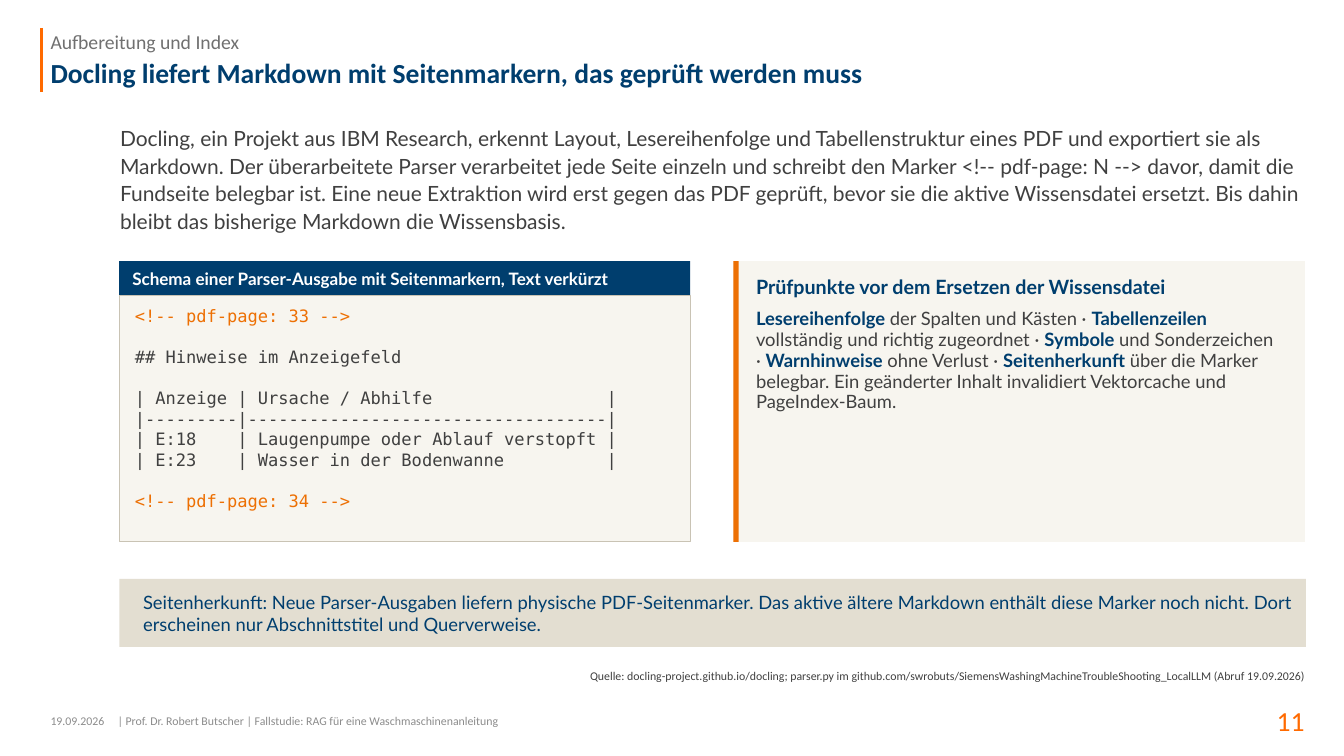
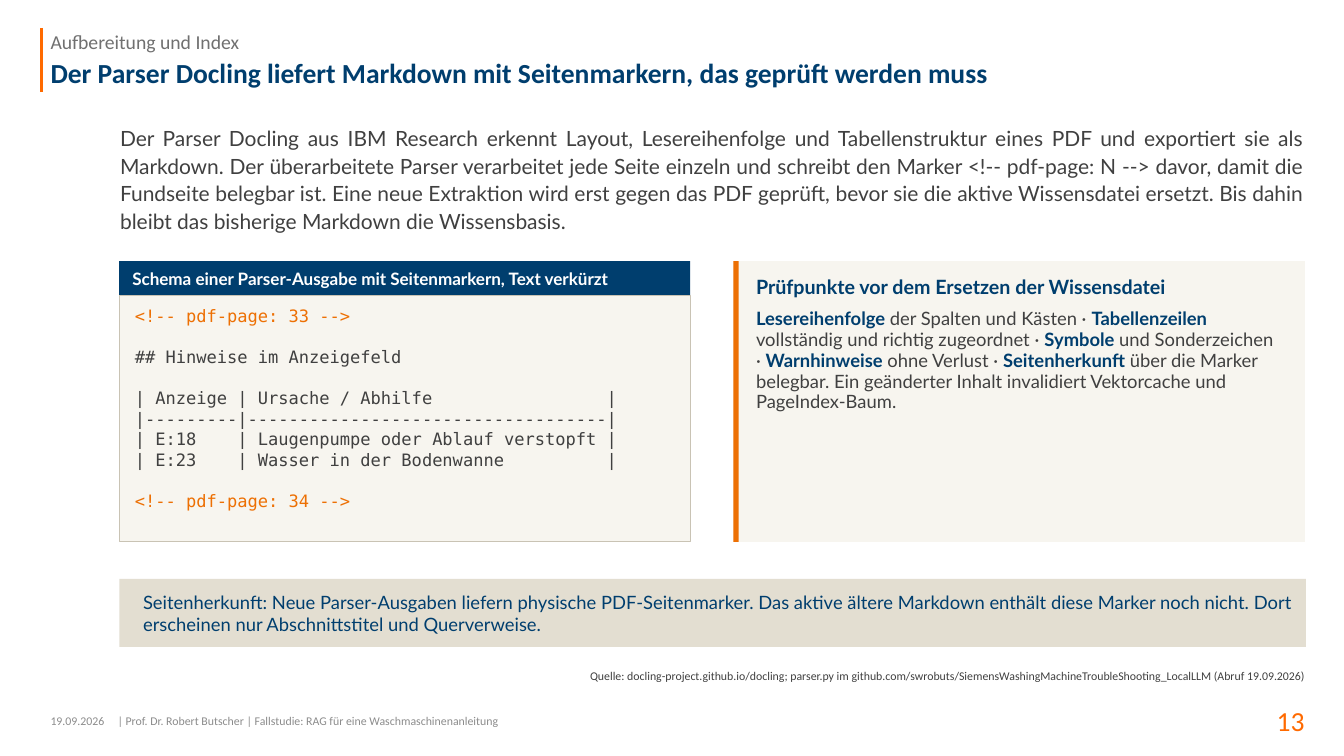
Before and after one commit to swrobuts/SiemensWashingMachineTroubleShooting_LocalLLM, a slide deck: slide 13 of docs/slides/RAG_Waschmaschine_Dokumentation.pptx (slide 11 before the commit). Drawn at 1344x756 pixels with LibreOffice and Linux fonts; fonts in the diff are those of the drawing; background and template pictures are left out. Boxes give left, top, right and bottom in pixels: in the first picture for what was removed or moved away, otherwise in the second. Text is boxed around its words. In the diff, an @@ line names an element or a change of style, - is before the commit and + after.

```diff
--- a/docs/slides/RAG_Waschmaschine_Dokumentation.pptx
+++ b/docs/slides/RAG_Waschmaschine_Dokumentation.pptx
@@ title at box(51, 63, 987, 88): text changed @@
-Docling liefert Markdown mit Seitenmarkern, das geprüft werden muss
+Der Parser Docling liefert Markdown mit Seitenmarkern, das geprüft werden muss
@@ text at box(120, 130, 1303, 233): text changed @@
-Docling, ein Projekt aus IBM Research, erkennt Layout, Lesereihenfolge und Tabellenstruktur eines PDF und exportiert sie als Markdown. Der überarbeitete Parser verarbeitet jede Seite einzeln und schreibt den Marker <!-- pdf-page: N --> davor, damit die Fundseite belegbar ist. Eine neue Extraktion wird erst gegen das PDF geprüft, bevor sie die aktive Wissensdatei ersetzt. Bis dahin bleibt das bisherige Markdown die Wissensbasis.
+Der Parser Docling aus IBM Research erkennt Layout, Lesereihenfolge und Tabellenstruktur eines PDF und exportiert sie als Markdown. Der überarbeitete Parser verarbeitet jede Seite einzeln und schreibt den Marker <!-- pdf-page: N --> davor, damit die Fundseite belegbar ist. Eine neue Extraktion wird erst gegen das PDF geprüft, bevor sie die aktive Wissensdatei ersetzt. Bis dahin bleibt das bisherige Markdown die Wissensbasis.
@@ page number at box(1277, 713, 1305, 732): text changed @@
-11
+13
```
Also in this commit, not shown: 57 other slides changed, 2 slides added.
